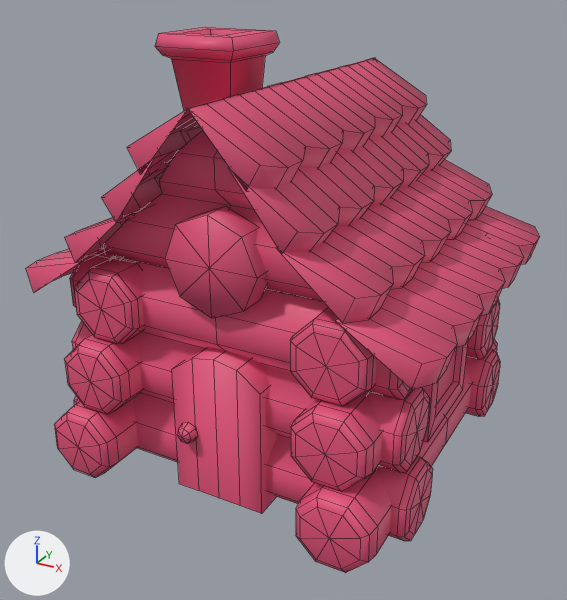
An edit to the FBX model ValleyProduction/Assets/_Art/Meshes/Environment/Landmarks/Shelter/SM_Shelter_01_LOD0.fbx, drawn before and after from the same camera.
Before and after are seen from a 50 mm lens placed at (4.93, -9.38, 6.66), pointed at (-0.03, -0.37, 2.16). The lights are fixed; the arrows at lower left show +X, +Y and +Z. Mesh edges are drawn as thin lines. Vertices at the same position are counted once.

Objects in the first picture: 'SM_Refuge_01_LOD0'.
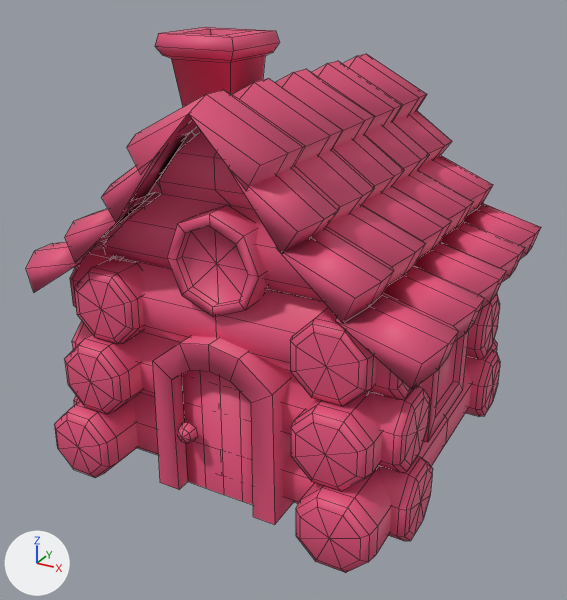
Where the newer file only moved an object's origin or applied its transform, the numbers keep the older frame.

What differs and where, as boxes [x1, y1, x2, y2] in the pictures (567 x 600 px; the box of a moved part takes in the faces that stretch with it):
'SM_Refuge_01_LOD0', reshaped: before [26, 27, 540, 573]; after [26, 27, 541, 573]
part 1 of me_sm_refuge_01_lod0, rebuilt: before [165, 206, 266, 318]; after [167, 205, 267, 317]
part 2 of me_sm_refuge_01_lod0, moved or reshaped: before [27, 58, 540, 390]; after [26, 54, 541, 389]
part 3 of me_sm_refuge_01_lod0, built on: before [137, 347, 299, 514]; after [137, 336, 299, 525]

The change, as a diff of the scene's bpy script:
```diff
--- a/ValleyProduction/Assets/_Art/Meshes/Environment/Landmarks/Shelter/SM_Shelter_01_LOD0.fbx.py
+++ b/ValleyProduction/Assets/_Art/Meshes/Environment/Landmarks/Shelter/SM_Shelter_01_LOD0.fbx.py
@@ me_sm_refuge_01_lod0 @@
 # used by ob_sm_refuge_01_lod0; location = (0.0, 0.0, 0.0)
-me_sm_refuge_01_lod0.from_pydata(...)  # 1461 vertices, 1223 faces; spans x -2.91..2.91, y -2.79..2.79, z -0.01..5.75
+me_sm_refuge_01_lod0.from_pydata(...)  # 1486 vertices, 1311 faces; spans x -2.91..2.91, y -2.79..2.79, z -0.01..5.75
+# me_sm_refuge_01_lod0 part 1: the loose piece of 17 vertices spanning x -0.62..0.67, y -2.26..-1.88, z 2.66..3.95 is rebuilt with 33 vertices and now spans x -0.62..0.67, y -2.22..-1.84, z 2.66..3.95
+# me_sm_refuge_01_lod0 part 2: 140 vertices moved from x -2.91..2.91, y -2.16..2.21, z 2.82..4.61 to x -2.91..2.91, y -2.16..2.21, z 2.97..4.76; 112 vertices removed from x -2.82..2.82, y -2.5..2.55, z 2.48..5.19; 100 vertices added at x -2.82..2.82, y -2.5..2.55, z 2.64..5.28
+# me_sm_refuge_01_lod0 part 3: 8 vertices moved from x -0.62..0.7, y -2.27..-1.83, z -0.01..2.1 to x -0.87..0.95, y -1.85..-1.83, z 0.0..2.35; 5 vertices removed from x -0.62..0.7, y -2.27, z 0.01..1.79; 26 vertices added at x -0.87..0.95, y -2.37..-1.83, z 0.0..2.35
 me_sm_refuge_01_lod0.materials.append(mat_mat_refuge_01)
```
